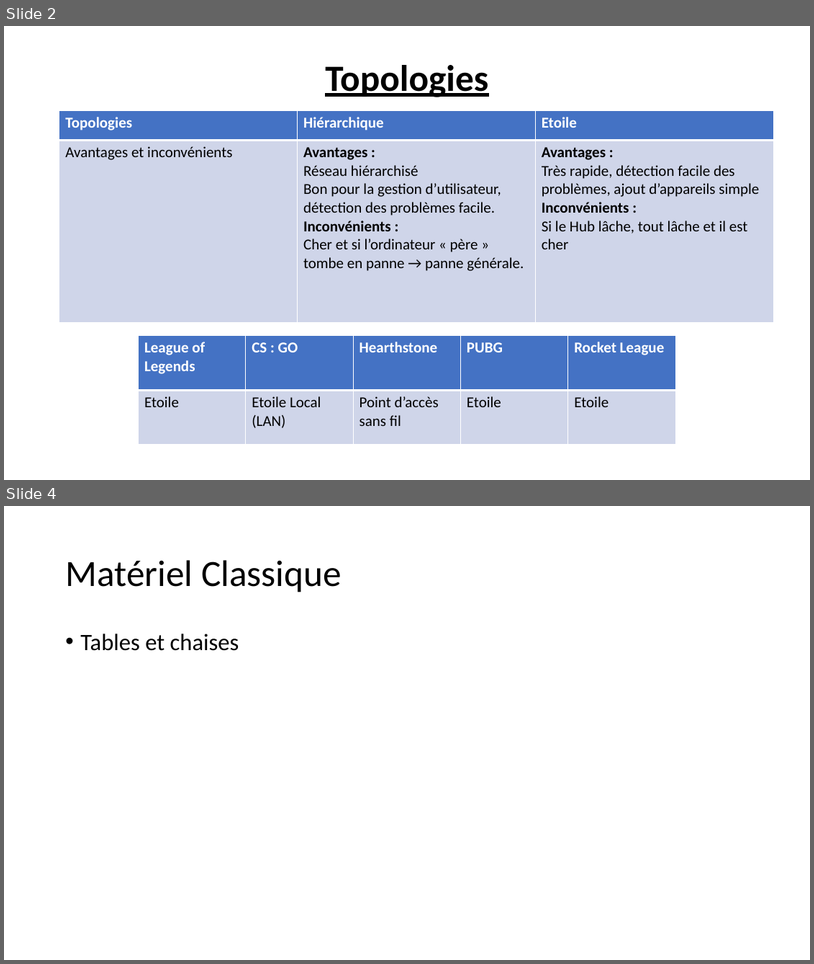
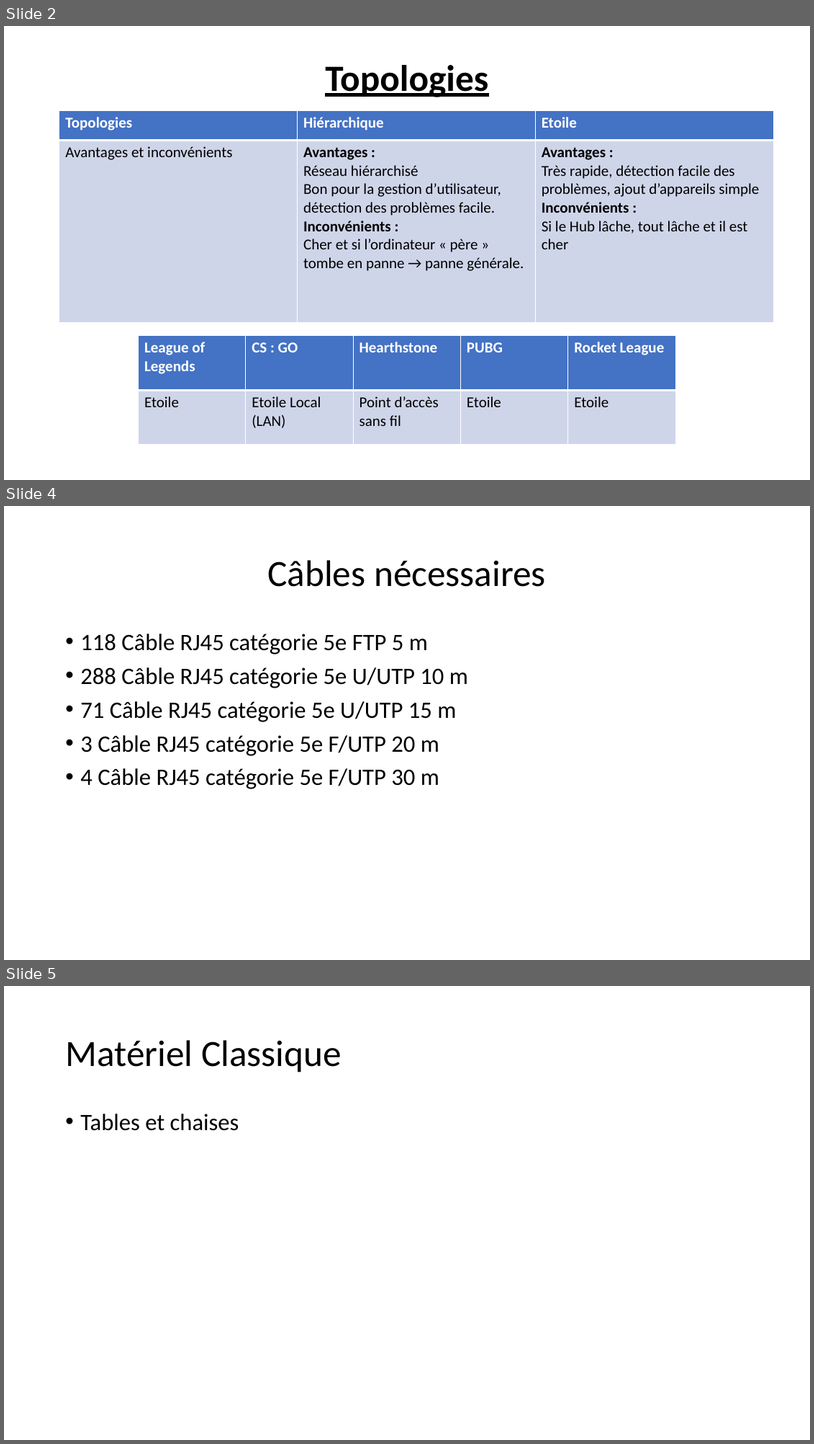
Before and after one commit to Exia-Jellyfish/UE-2-Ces-Esport-GRP1, a slide deck: Projet_Réseau/Projet 2.pptx. Shown one above the other, each under a label of ours: slides 2 and 4 before the commit, slides 2, 4 and 5 after it; the slides between them are not shown. The pictures are 814x964 and 814x1444 pixels, drawn with LibreOffice and Linux fonts; fonts in the diff are those of the drawing. Boxes give left, top, right and bottom in pixels: in the first picture for what was removed or moved away, otherwise in the second. Text is boxed around its words. In the diff, an @@ line names an element or a change of style, - is before the commit and + after.

```diff
--- a/Projet_Réseau/Projet 2.pptx
+++ b/Projet_Réseau/Projet 2.pptx
@@ slide 4 added at [4,506,810,960], background #FFFFFF @@
@@ title added at [268,560,546,587], 44 pt, text #000000 @@
+Câbles nécessaires
@@ text added at [80,633,468,789], 28 pt, text #000000 @@
+• 118 Câble RJ45 catégorie 5e FTP 5 m
+• 288 Câble RJ45 catégorie 5e U/UTP 10 m
+• 71 Câble RJ45 catégorie 5e U/UTP 15 m
+• 3 Câble RJ45 catégorie 5e F/UTP 20 m
+• 4 Câble RJ45 catégorie 5e F/UTP 30 m
@@ what was slide 4 is now slide 5 @@
```
Also in this commit, not shown: 2 slides changed.
